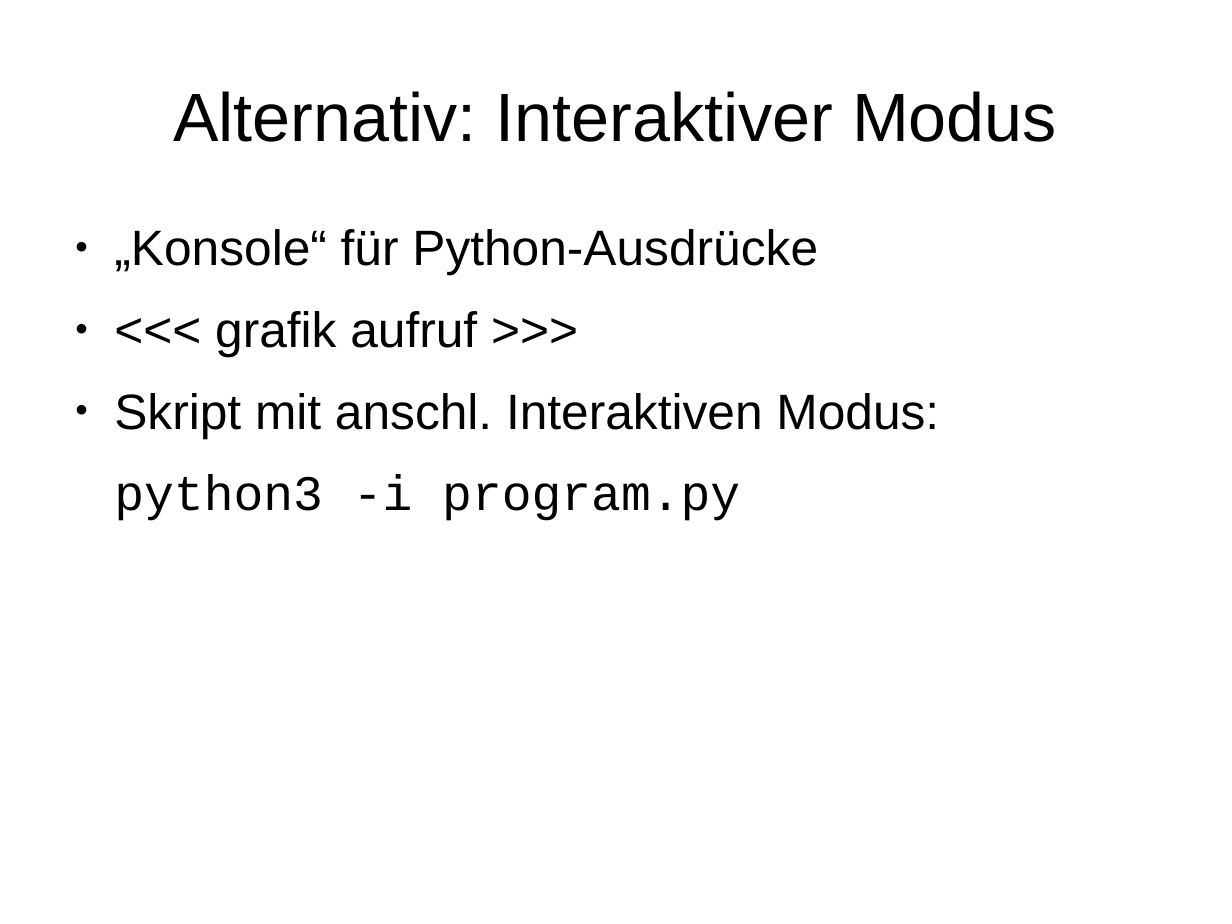
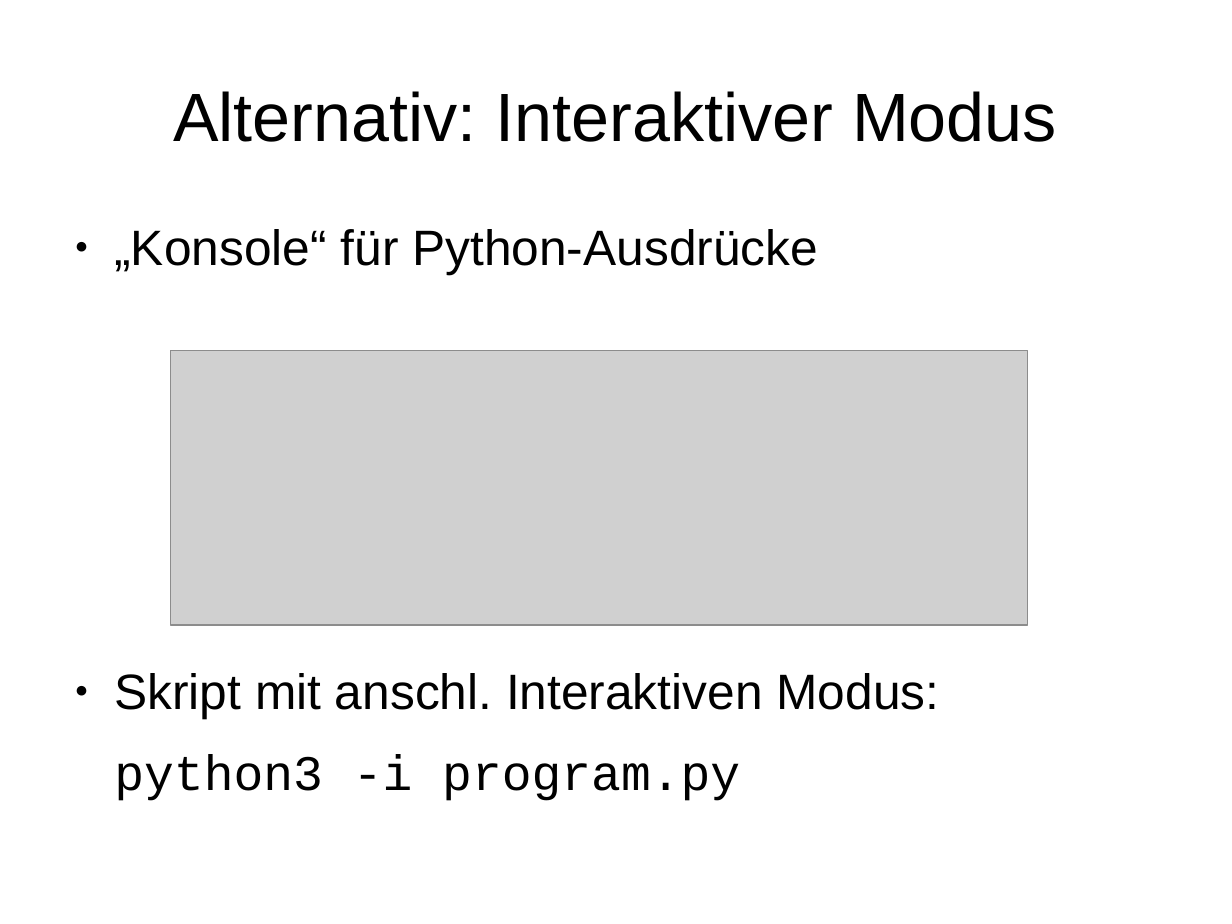
Before and after one commit to dbt0210/PythonPlayground, a slide deck: slide 8 of dropbox/vortrag.odp. Drawn at 1232x924 pixels with LibreOffice and Linux fonts; fonts in the diff are those of the drawing; grey boxes stand for pictures. Boxes give left, top, right and bottom in pixels: in the first picture for what was removed or moved away, otherwise in the second. Text is boxed around its words. In the diff, an @@ line names an element or a change of style, - is before the commit and + after.

Commit message:
added pictures, modified presentation, added bottlesofbeer.py

```diff
--- a/dropbox/vortrag.odp
+++ b/dropbox/vortrag.odp
@@ text at (114, 229, 818, 357): paragraphs removed @@
-● „Konsole“ für Python-Ausdrücke
-● <<< grafik aufruf >>>
@@ picture added at (171, 350, 1029, 625) @@
@@ text "Skript mit anschl. Interaktiven Modus:": place and size @@
-text "Skript mit anschl. Interaktiven Modus:" at (114, 229, 939, 521)
+text "Skript mit anschl. Interaktiven Modus:" at (114, 673, 939, 801)
```
Also in this commit, not shown: 2 other slides changed, 4 slides added, 1 slide removed, 4 other files.
